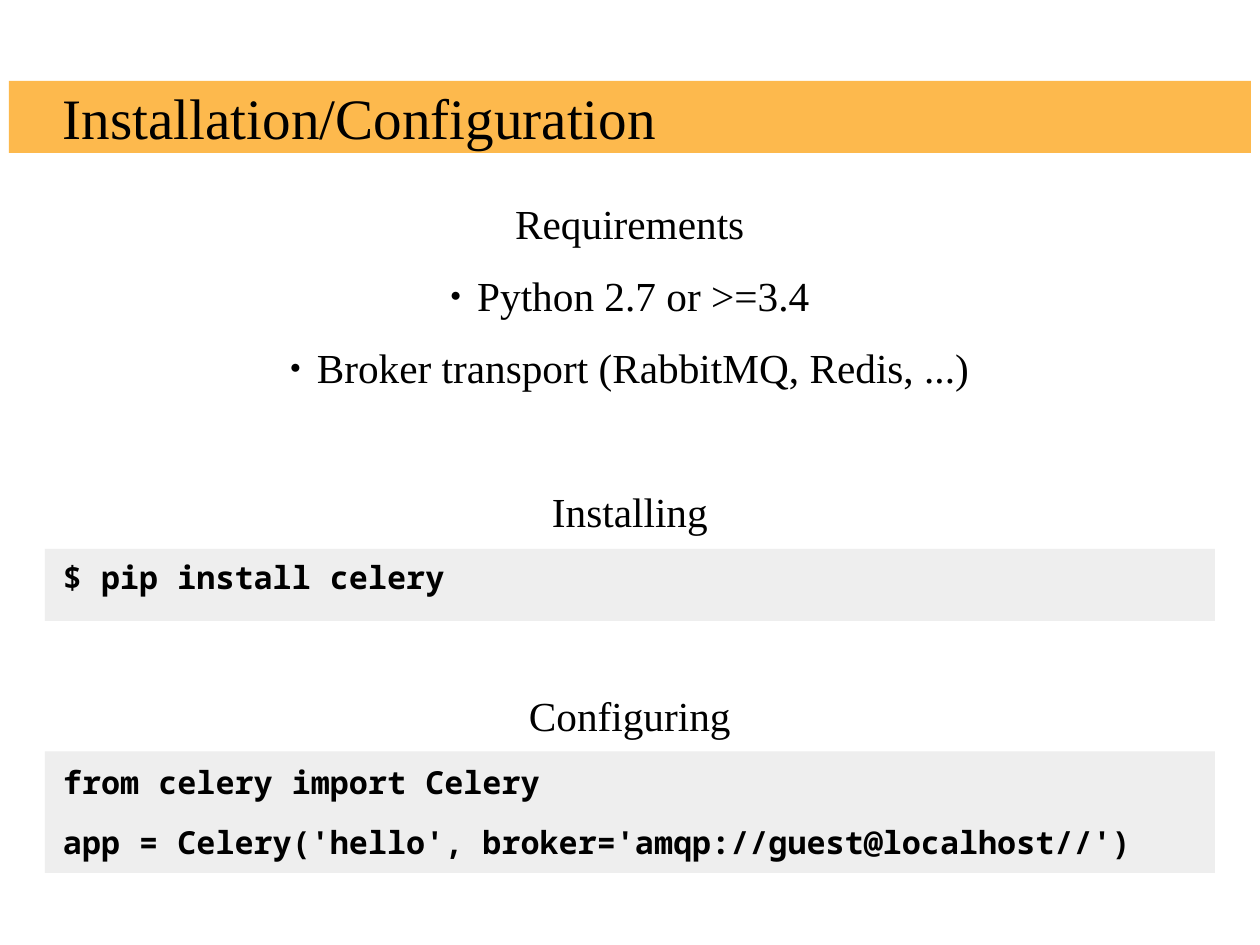
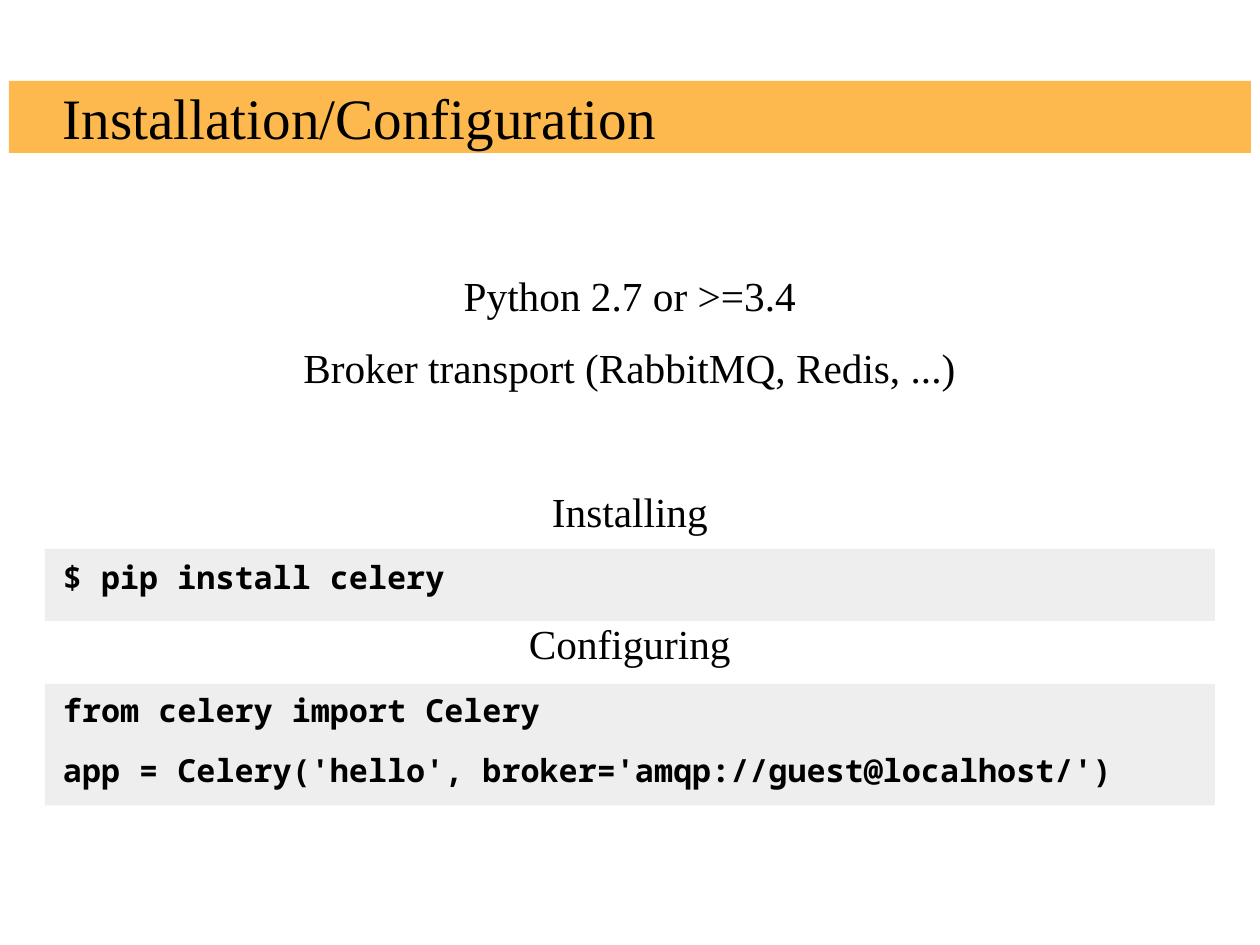
Before and after one commit to russoz/celery-presentation, a slide deck: slide 7 of celery.odp. Drawn at 1260x945 pixels with LibreOffice and Linux fonts; fonts in the diff are those of the drawing; background and template pictures are left out. Boxes give left, top, right and bottom in pixels: in the first picture for what was removed or moved away, otherwise in the second. Text is boxed around its words. In the diff, an @@ line names an element or a change of style, - is before the commit and + after.

```diff
--- a/celery.odp
+++ b/celery.odp
@@ text at bbox=[515, 211, 744, 247]: paragraph removed @@
-Requirements
@@ text at bbox=[303, 282, 900, 391]: bullet ● to none @@
@@ rectangle: place and size @@
-rectangle at bbox=[45, 751, 1215, 872]
+rectangle at bbox=[45, 684, 1215, 805]
@@ text at bbox=[63, 758, 1111, 790]: text changed @@
-app = Celery('hello', broker='amqp://guest@localhost//')
+app = Celery('hello', broker='amqp://guest@localhost/')
```
Also in this commit, not shown: 6 other slides changed, 8 slides added, 9 slides removed, 15 other files.
